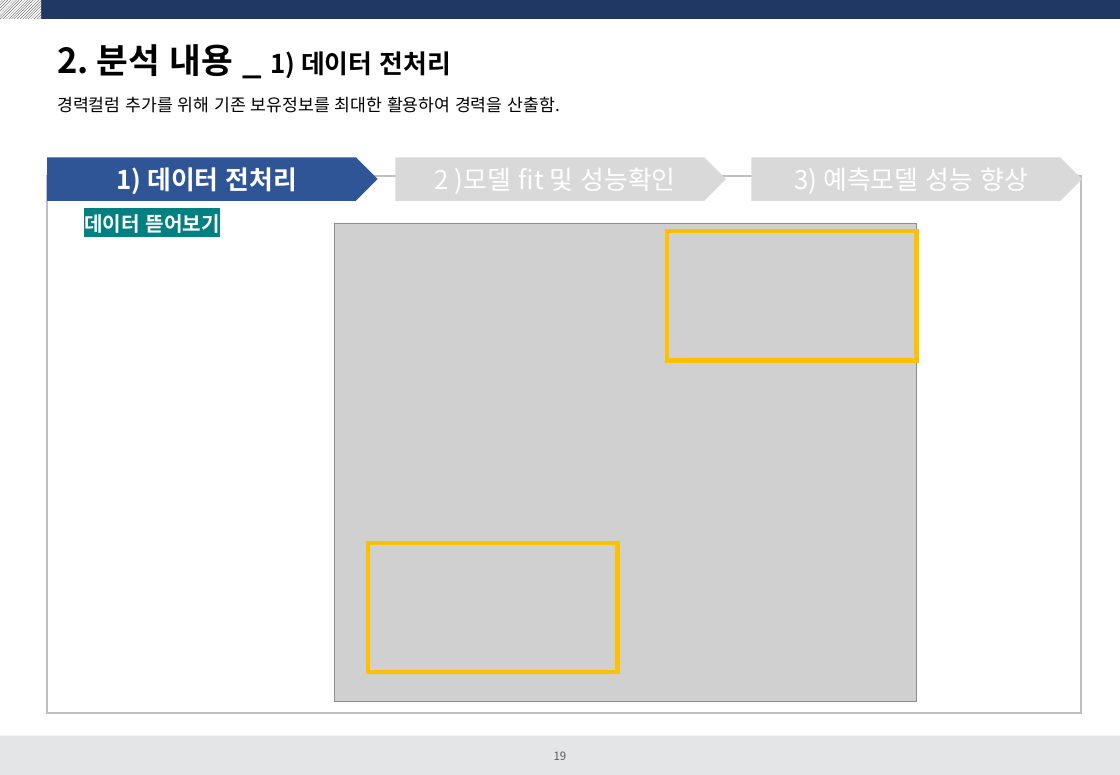
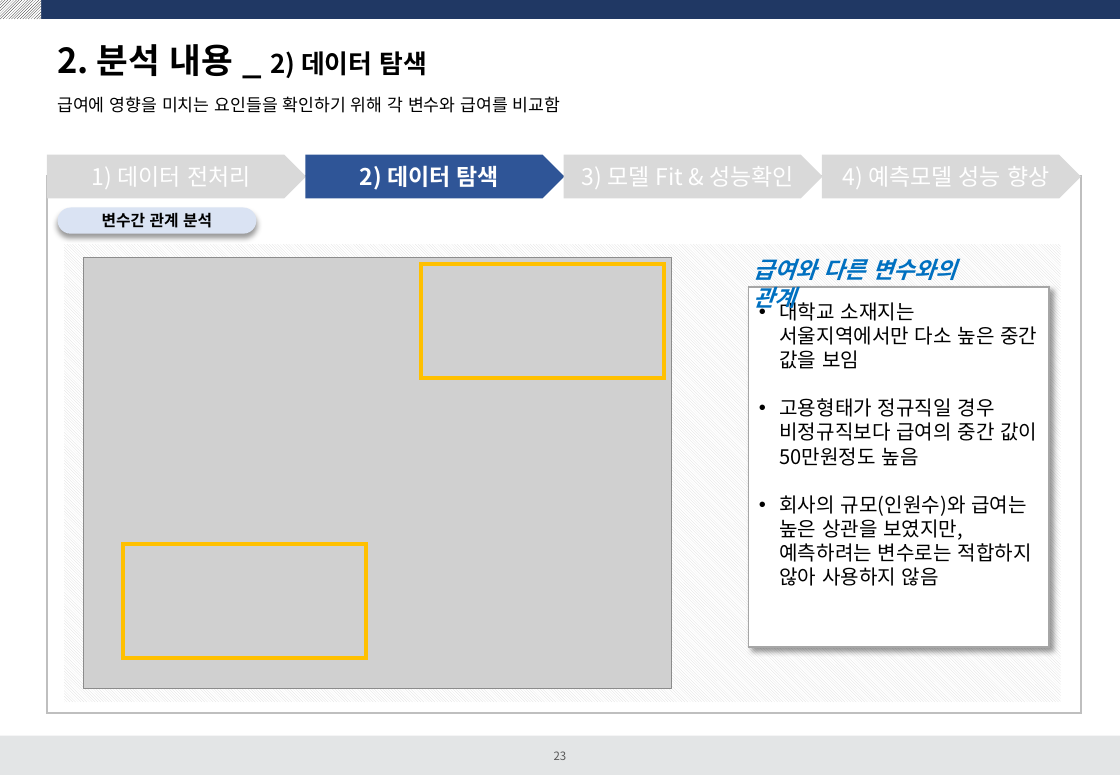
Before and after one commit to dss-14th/Regression_3_project, a slide deck: slide 23 of 여성임금 예측프로젝트.pptx (slide 19 before the commit). Drawn at 1120x775 pixels with LibreOffice and Linux fonts; fonts in the diff are those of the drawing; grey boxes stand for pictures. Boxes give left, top, right and bottom in pixels: in the first picture for what was removed or moved away, otherwise in the second. Text is boxed around its words. In the diff, an @@ line names an element or a change of style, - is before the commit and + after.

```diff
--- a/여성임금 예측프로젝트.pptx
+++ b/여성임금 예측프로젝트.pptx
@@ title at [57, 44, 428, 78]: text changed; size 18 to 24 pt @@
-2. 분석 내용 _ 1) 데이터 전처리
+2. 분석 내용 _ 2) 데이터 탐색
@@ text at [57, 96, 561, 113]: text changed @@
-경력컬럼 추가를 위해 기존 보유정보를 최대한 활용하여 경력을 산출함.
+급여에 영향을 미치는 요인들을 확인하기 위해 각 변수와 급여를 비교함
@@ pentagon arrow "1) 데이터 전처리": place and size @@
-pentagon arrow "1) 데이터 전처리" at [47, 157, 377, 201]
+pentagon arrow "1) 데이터 전처리" at [47, 155, 306, 199]
@@ pentagon arrow "1) 데이터 전처리" at [47, 155, 306, 199]: size 18 to 16 pt, bold off; fill #2F5597 to #D9D9D9 @@
@@ pentagon arrow added at [305, 155, 565, 199], fill #2F5597, 16 pt, text #FFFFFF, bold @@
+2) 데이터 탐색
@@ pentagon arrow "3) 모델 Fit & 성능확인": place and size @@
-pentagon arrow "3) 모델 Fit & 성능확인" at [395, 157, 726, 201]
+pentagon arrow "3) 모델 Fit & 성능확인" at [564, 155, 823, 199]
@@ text in pentagon arrow at [582, 159, 793, 192]: text changed; size 18 to 16 pt @@
-2 )모델 fit 및 성능확인
+3) 모델 Fit & 성능확인
@@ pentagon arrow "4) 예측모델 성능 향상": place and size @@
-pentagon arrow "4) 예측모델 성능 향상" at [752, 157, 1083, 201]
+pentagon arrow "4) 예측모델 성능 향상" at [822, 155, 1082, 199]
@@ text in pentagon arrow at [842, 159, 1049, 192]: text changed; size 18 to 16 pt @@
-3) 예측모델 성능 향상
+4) 예측모델 성능 향상
@@ rounded rectangle added at [58, 208, 256, 234], fill #DAE3F3, 11 pt, text #000000, bold @@
+변수간 관계 분석
@@ text removed at [84, 214, 220, 233] @@
-데이터 뜯어보기
@@ picture removed at [335, 224, 917, 702] @@
@@ rectangle added at [64, 244, 1061, 702], fill pattern #D9D9D9 on #FFFFFF @@
@@ picture added at [84, 258, 672, 689] @@
@@ rectangle: place and size @@
-rectangle at [667, 232, 917, 361]
+rectangle at [421, 265, 664, 379]
@@ text added at [754, 258, 956, 312], 16 pt, text #0070C0, bold, italic @@
+급여와 다른 변수와의 관계
@@ rectangle added at [749, 287, 1050, 647], fill #FFFFFF, outline #A6A6A6 1 pt, 14 pt, text #000000 @@
+• 대학교 소재지는 서울지역에서만 다소 높은 중간 값을 보임
+• 고용형태가 정규직일 경우 비정규직보다 급여의 중간 값이 50만원정도 높음
+• 회사의 규모(인원수)와 급여는 높은 상관을 보였지만, 예측하려는 변수로는 적합하지 않아 사용하지 않음
@@ rectangle: place and size @@
-rectangle at [368, 543, 618, 672]
+rectangle at [123, 545, 366, 659]
@@ page number at [554, 751, 567, 760]: text changed @@
-19
+23
```
Also in this commit, not shown: 13 other slides changed, 27 slides added, 8 slides removed, 6 other files.
